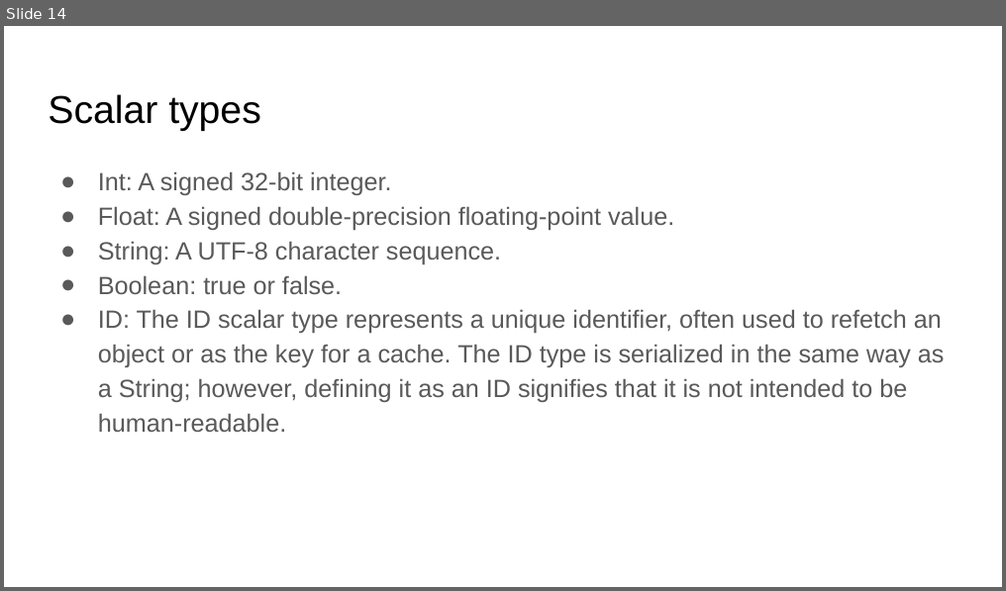
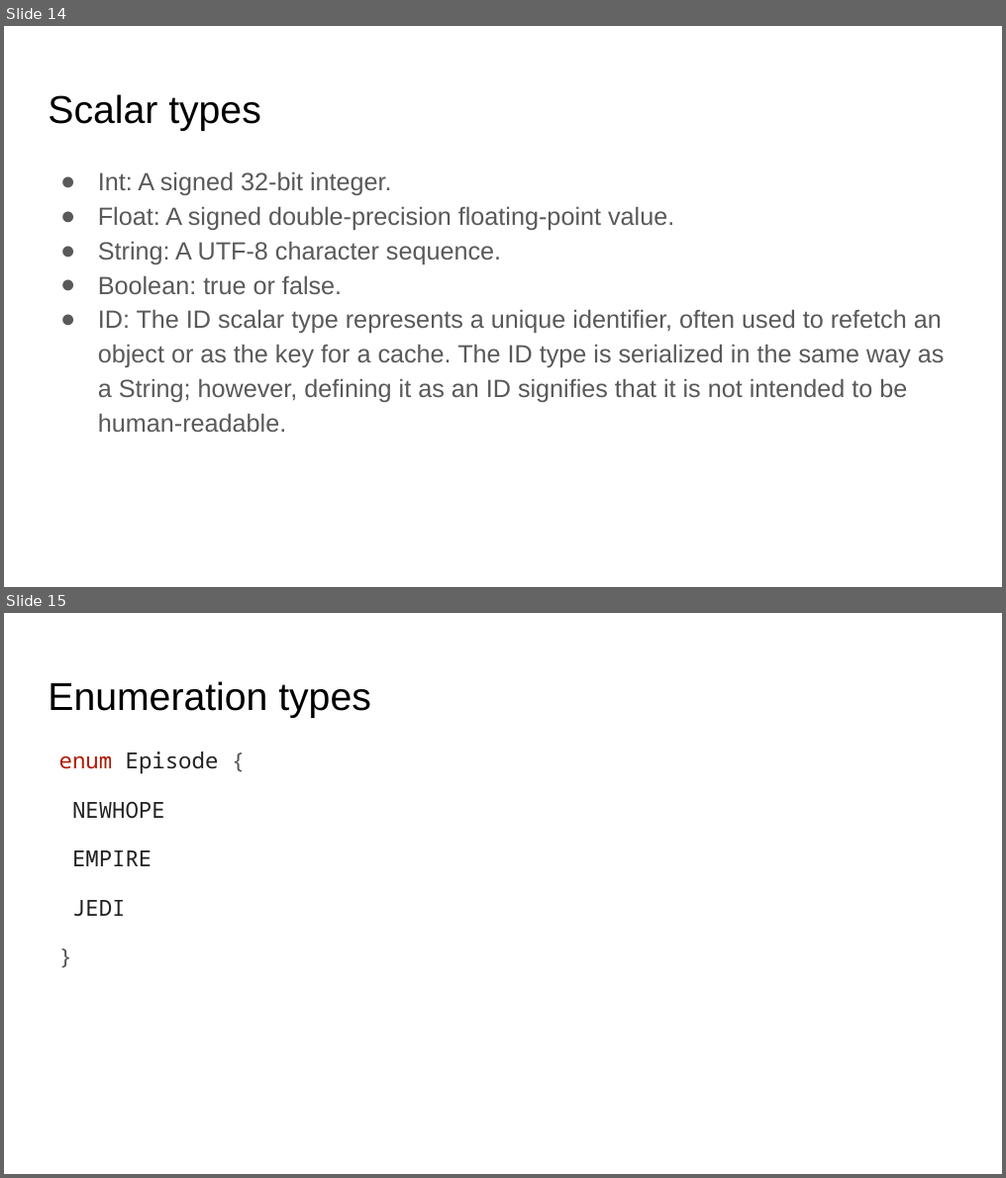
Before and after one commit to Romander/GraphQL-.NET-Presentation, a slide deck: GraphQL ❤️ .NET.pptx. Shown one above the other, each under a label of ours: slide 14 before the commit, slides 14 and 15 after it. The pictures are 1006x591 and 1006x1178 pixels, drawn with LibreOffice and Linux fonts; fonts in the diff are those of the drawing. Boxes give left, top, right and bottom in pixels: in the first picture for what was removed or moved away, otherwise in the second. Text is boxed around its words. In the diff, an @@ line names an element or a change of style, - is before the commit and + after.

```diff
--- a/GraphQL ❤️ .NET.pptx
+++ b/GraphQL ❤️ .NET.pptx
@@ slide 15 added at box(4, 613, 1002, 1174), background #FFFFFF @@
@@ title added at box(48, 681, 371, 718), 28 pt, text #000000 @@
+Enumeration types
@@ text added at box(59, 752, 219, 917), 16 pt, text #202020 @@
+enum Episode {
+NEWHOPE
+EMPIRE
+JEDI
+}
```
Also in this commit, not shown: 6 other slides added.
